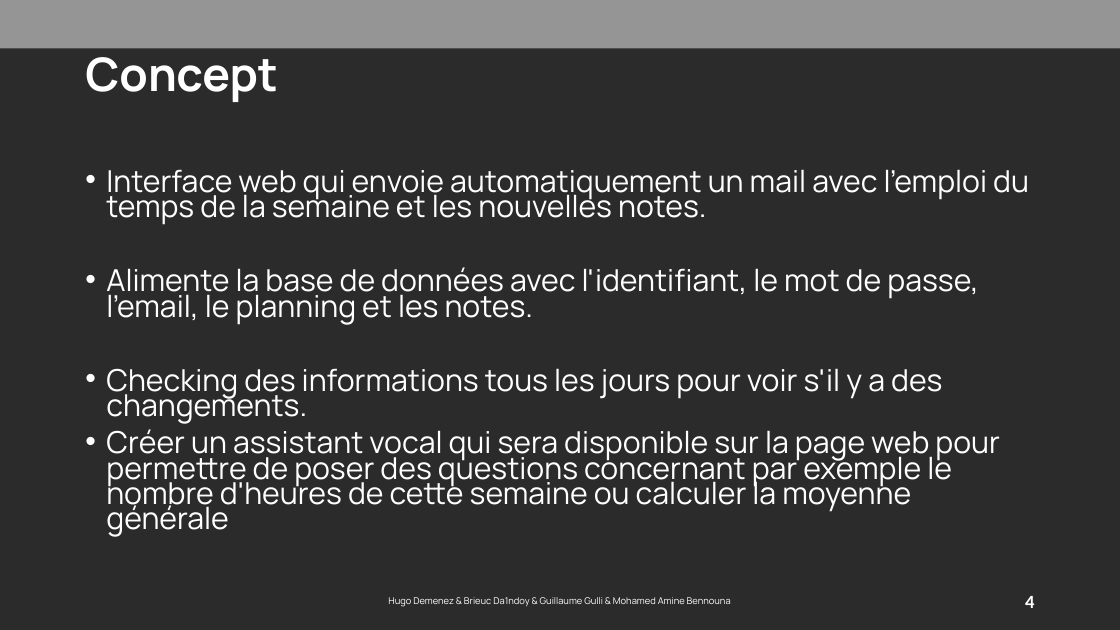
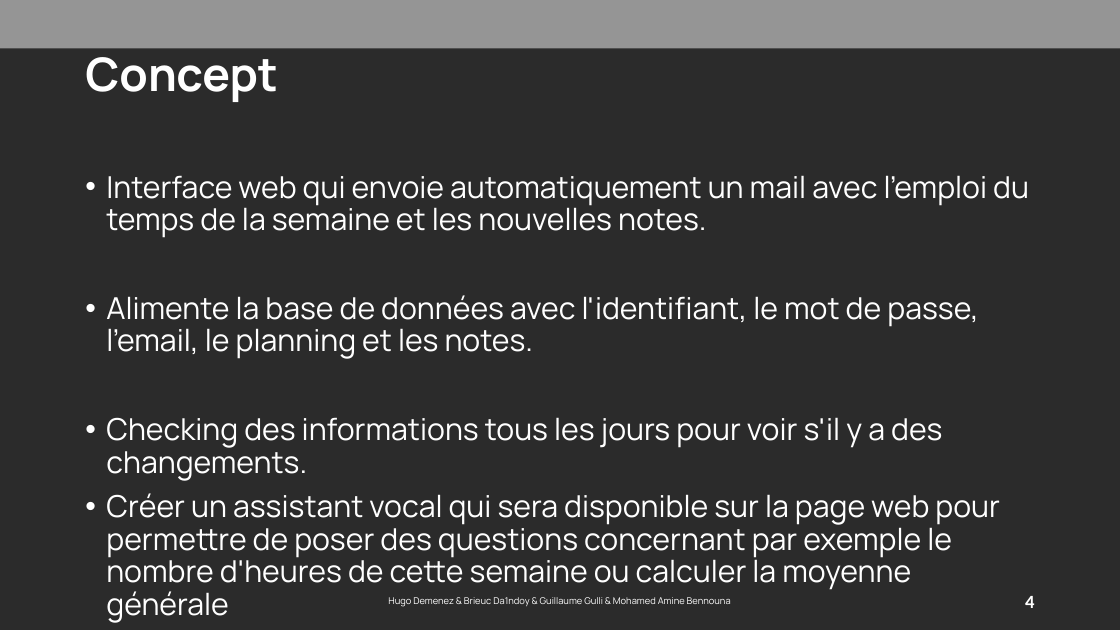
Before and after one commit to hugodemenez/isen-student-portal, a slide deck: slide 4 of presentation/Présentation1.pptx. Drawn at 1120x630 pixels with LibreOffice and Linux fonts; fonts in the diff are those of the drawing; background and template pictures are left out; a plain dark background stands for a picture behind light text. Boxes give left, top, right and bottom in pixels: in the first picture for what was removed or moved away, otherwise in the second. Text is boxed around its words. In the diff, an @@ line names an element or a change of style, - is before the commit and + after.

```diff
--- a/presentation/Présentation1.pptx
+++ b/presentation/Présentation1.pptx
@@ text "Interface web qui envoie automatiquement ..." at <box>106,175,1029,590</box>: line spacing 0.7 to 0.9 @@
```
Also in this commit, not shown: 1 other slide changed, 2 slides added, 7 other files.
